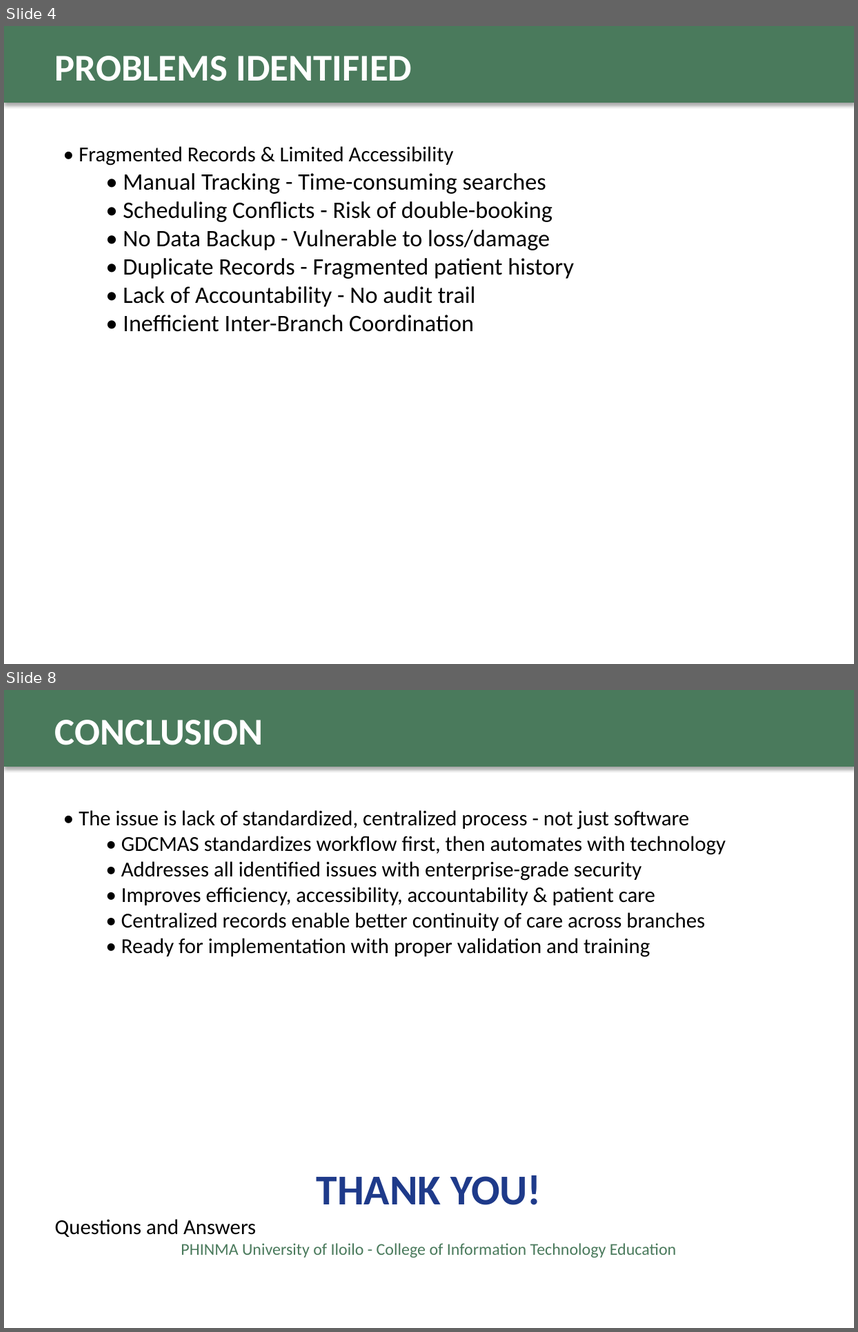
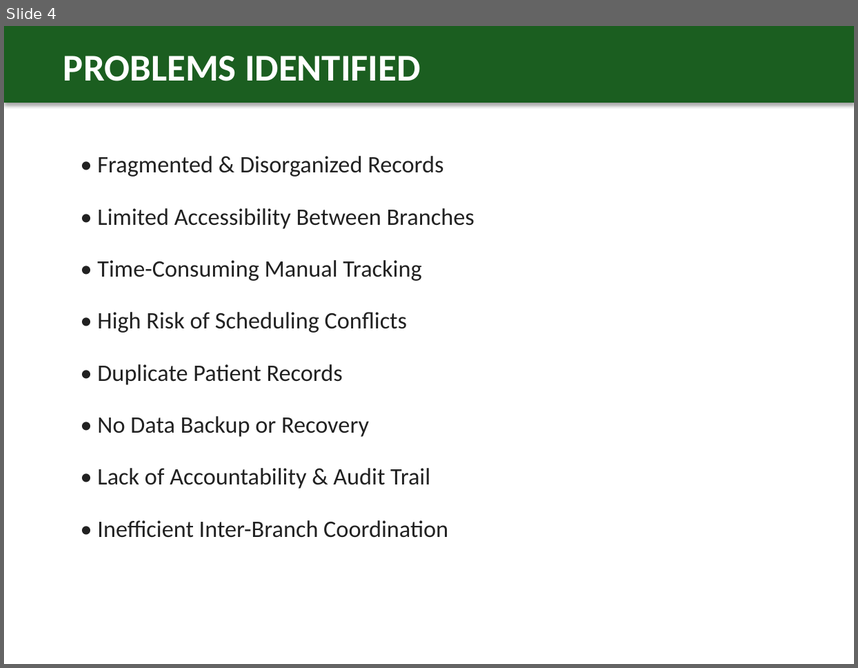
Before and after one commit to fritzmichael1-2/gonzaga-dental-clinic-system, a slide deck: GDCMAS_Final_Defense_Presentation.pptx. Shown one above the other, each under a label of ours: slides 4 and 8 before the commit, slide 4 after it; the slides between them are not shown. The pictures are 858x1332 and 858x668 pixels, drawn with LibreOffice and Linux fonts; fonts in the diff are those of the drawing. Boxes give left, top, right and bottom in pixels: in the first picture for what was removed or moved away, otherwise in the second. Text is boxed around its words. In the diff, an @@ line names an element or a change of style, - is before the commit and + after.

Commit message:
Redesign defense PPT with professional dental/medical theme and enhanced visuals

```diff
--- a/GDCMAS_Final_Defense_Presentation.pptx
+++ b/GDCMAS_Final_Defense_Presentation.pptx
@@ slide 8 removed at [4, 690, 854, 1328], background #FFFFFF @@
@@ rectangle removed at [4, 690, 854, 767] @@
@@ text removed at [55, 720, 263, 745] @@
-CONCLUSION
@@ text removed at [79, 810, 726, 957] @@
-• The issue is lack of standardized, centralized process - not just software
-  • GDCMAS standardizes workflow first, then automates with technology
-  • Addresses all identified issues with enterprise-grade security
-  • Improves efficiency, accessibility, accountability & patient care
-  • Centralized records enable better continuity of care across branches
-  • Ready for implementation with proper validation and training
@@ text removed at [55, 1219, 676, 1257] @@
-THANK YOU!
-Questions and Answers
-PHINMA University of Iloilo - College of Information Technology Education
@@ slide 4 changed as well @@
@@ rectangle at [4, 26, 854, 103]: fill #4A7A5C to #1B5E20 @@
@@ text "PROBLEMS IDENTIFIED": place and size @@
-text "PROBLEMS IDENTIFIED" at [55, 56, 412, 81]
+text "PROBLEMS IDENTIFIED" at [63, 56, 420, 81]
@@ text "• Fragmented & Disorganized Records": place and size @@
-text "• Fragmented & Disorganized Records" at [79, 146, 574, 332]
+text "• Fragmented & Disorganized Records" at [97, 156, 475, 537]
@@ text at [97, 156, 475, 488]: text changed; text colour #000000 to #212121 @@
-• Fragmented Records & Limited Accessibility
-  • Manual Tracking - Time-consuming searches
-  • Scheduling Conflicts - Risk of double-booking
-  • No Data Backup - Vulnerable to loss/damage
-  • Duplicate Records - Fragmented patient history
-  • Lack of Accountability - No audit trail
+• Fragmented & Disorganized Records
+• Limited Accessibility Between Branches
+• Time-Consuming Manual Tracking
+• High Risk of Scheduling Conflicts
+• Duplicate Patient Records
+• No Data Backup or Recovery
+• Lack of Accountability & Audit Trail
@@ text at [97, 520, 448, 537]: text colour #000000 to #212121 in "• Inefficient Inter-Branch Coordination"; list level 2 to 1 in "• Inefficient Inter-Branch Coordination" @@
```
Also in this commit, not shown: 4 other slides changed, 3 slides added, 2 other slides removed.
